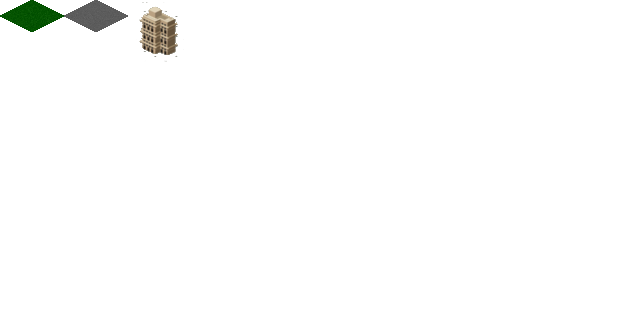
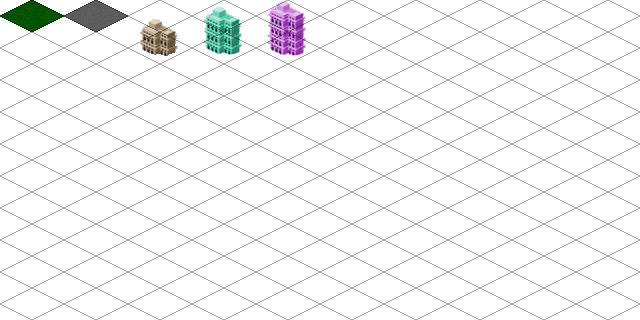
Layers edited between the first and the second 640 × 320 image:
showed "Guide", opacity 59% → 36% over (0, 0, 640, 320)
added layer "Tile5" above "Tile4" over (267, 0, 306, 56)
added layer "Tile4" above "Tile3" over (203, 6, 242, 55)
painted on "Tile3" over (135, 2, 184, 62)
